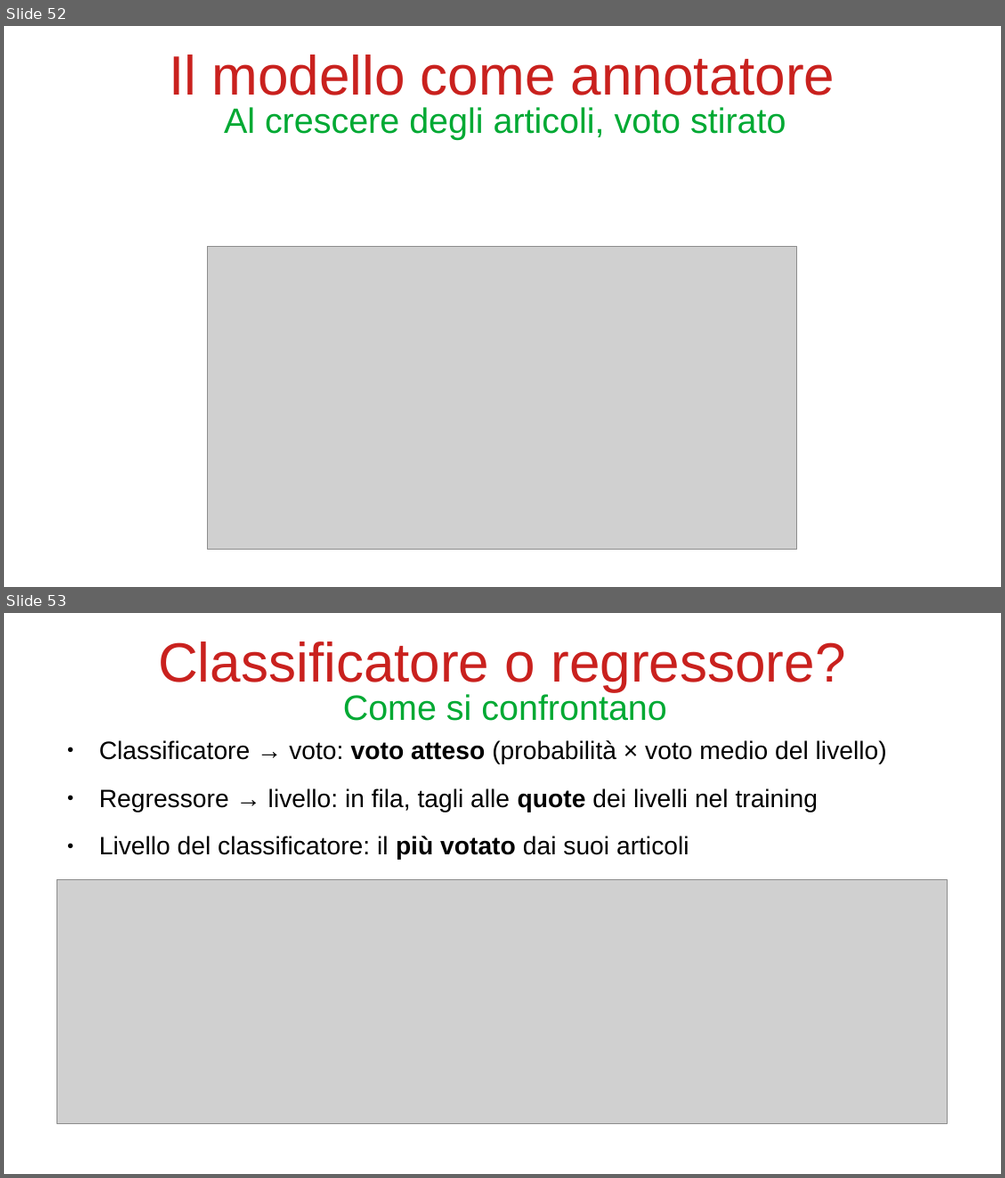
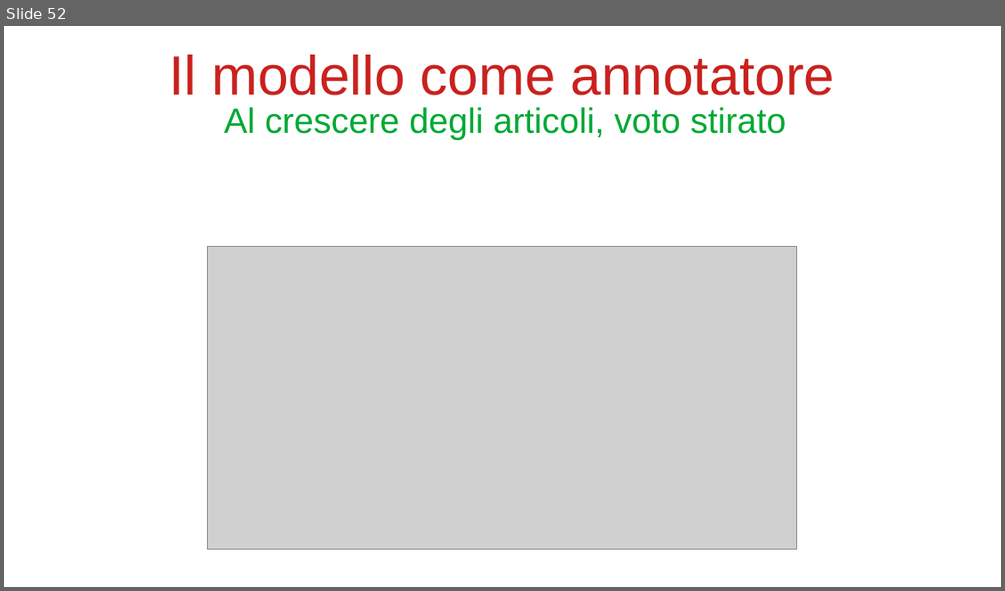
Before and after one commit to bianchi-john/PublisherClassification, a slide deck: Presentazioni/Stato finale/FinalState.odp. Shown one above the other, each under a label of ours: slides 52 and 53 before the commit, slide 52 after it. The pictures are 1005x1178 and 1005x591 pixels, drawn with LibreOffice and Linux fonts; fonts in the diff are those of the drawing; grey boxes stand for pictures. Boxes give left, top, right and bottom in pixels: in the first picture for what was removed or moved away, otherwise in the second. Text is boxed around its words. In the diff, an @@ line names an element or a change of style, - is before the commit and + after.

```diff
--- a/Presentazioni/Stato finale/FinalState.odp
+++ b/Presentazioni/Stato finale/FinalState.odp
@@ slide 53 removed at (x1=4, y1=613, x2=1001, y2=1174), background #FFFFFF @@
@@ title removed at (x1=158, y1=641, x2=845, y2=691) @@
-Classificatore o regressore?
@@ title removed at (x1=343, y1=692, x2=666, y2=721) @@
-Come si confrontano
@@ text removed at (x1=99, y1=740, x2=887, y2=860) @@
-● Classificatore → voto: voto atteso (probabilità × voto medio del livello)
-● Regressore → livello: in fila, tagli alle quote dei livelli nel training
-● Livello del classificatore: il più votato dai suoi articoli
@@ picture removed at (x1=57, y1=880, x2=947, y2=1123) @@
```
Also in this commit, not shown: 3 other slides removed, 4 other files.
